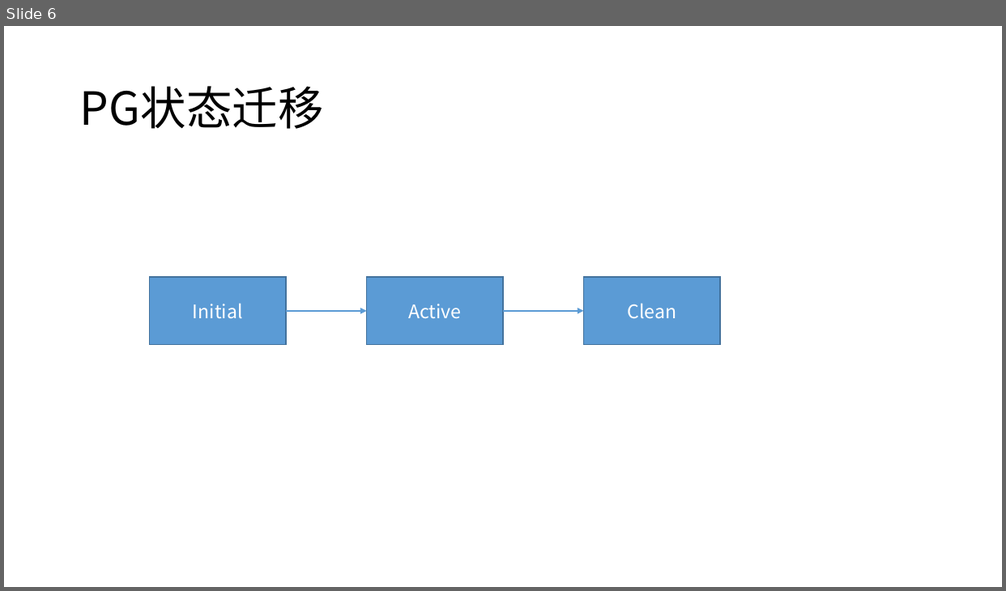
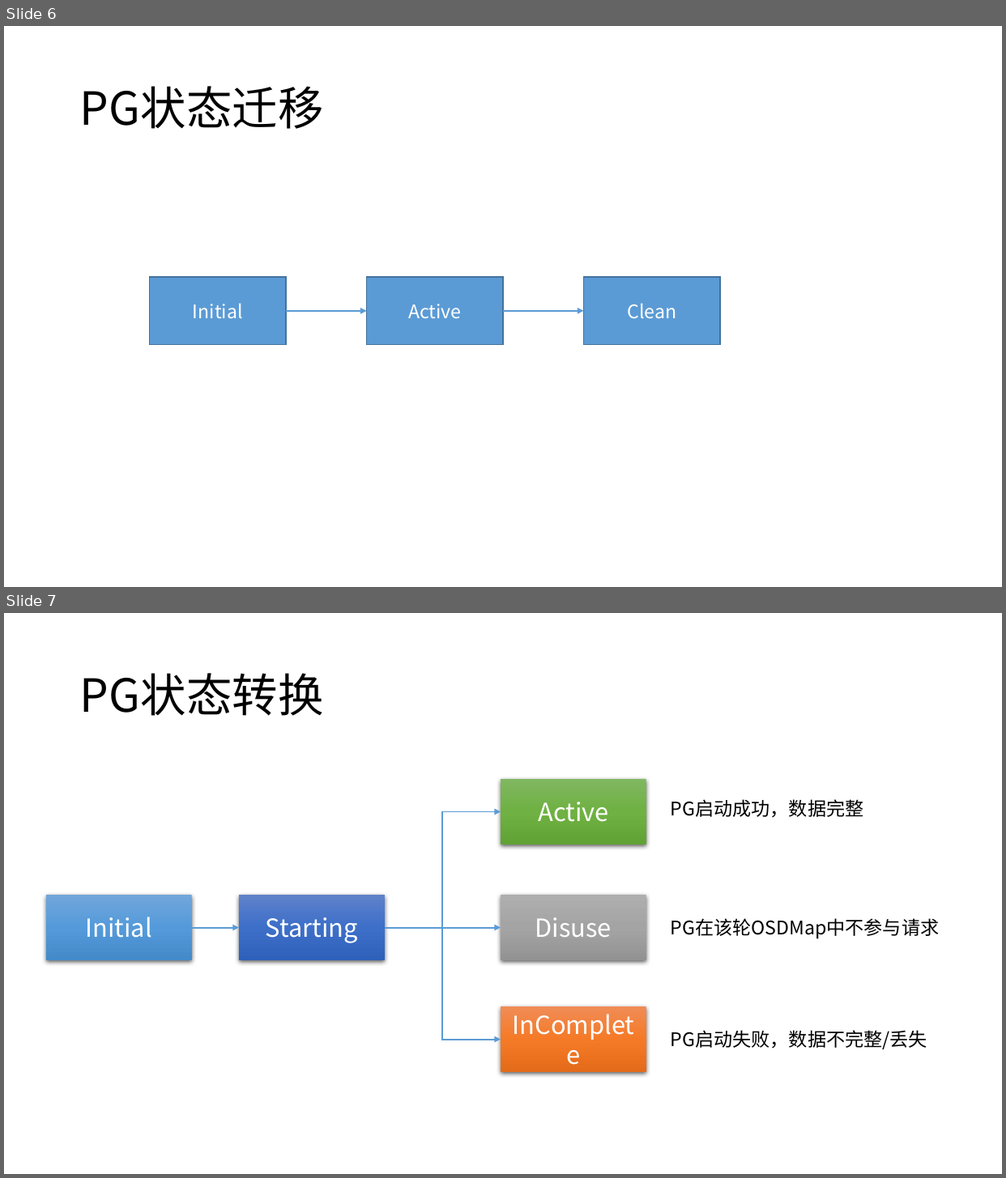
Before and after one commit to coolceph/CephInC, a slide deck: doc/pic.pptx. Shown one above the other, each under a label of ours: slide 6 before the commit, slides 6 and 7 after it. The pictures are 1006x591 and 1006x1178 pixels, drawn with LibreOffice and Linux fonts; fonts in the diff are those of the drawing. Boxes give left, top, right and bottom in pixels: in the first picture for what was removed or moved away, otherwise in the second. Text is boxed around its words. In the diff, an @@ line names an element or a change of style, - is before the commit and + after.

```diff
--- a/doc/pic.pptx
+++ b/doc/pic.pptx
@@ slide 7 added at box(4, 613, 1002, 1174), background #FFFFFF @@
@@ title added at box(80, 673, 324, 716), 44 pt, text #000000 @@
+PG状态转换
@@ rectangle added at box(501, 779, 646, 845), fill gradient #81B861 to #6FB242 to #62A336, 24 pt, text #FFFFFF @@
+Active
@@ text added at box(671, 799, 863, 818), 18 pt, text #000000 @@
+PG启动成功，数据完整
@@ elbow arrow added from (385, 928) to (501, 812), #5B9BD5 1.5 pt @@
@@ rectangle added at box(46, 895, 192, 961), fill gradient #71A6DB to #559BDB to #448ACA, 24 pt, text #FFFFFF @@
+Initial
@@ rectangle added at box(239, 895, 385, 961), fill gradient #6183CB to #3E70CA to #3062BB, 24 pt, text #FFFFFF @@
+Starting
@@ rectangle added at box(501, 895, 646, 961), fill gradient #AFAFAF to #A5A5A5 to #939393, 24 pt, text #FFFFFF @@
+Disuse
@@ arrow added from (192, 928) to (239, 928), #5B9BD5 1.5 pt @@
@@ arrow added from (385, 928) to (501, 928), #5B9BD5 1.5 pt @@
@@ elbow arrow added from (385, 928) to (501, 1040), #5B9BD5 1.5 pt @@
@@ text added at box(671, 918, 939, 939), 18 pt, text #000000 @@
+PG在该轮OSDMap中不参与请求
@@ rectangle added at box(501, 1007, 646, 1072), fill gradient #F18C57 to #F67B28 to #E56C19, 24 pt, text #FFFFFF @@
+InComplete
@@ text added at box(671, 1030, 927, 1050), 18 pt, text #000000 @@
+PG启动失败，数据不完整/丢失
```
Also in this commit, not shown: 1 other file.
